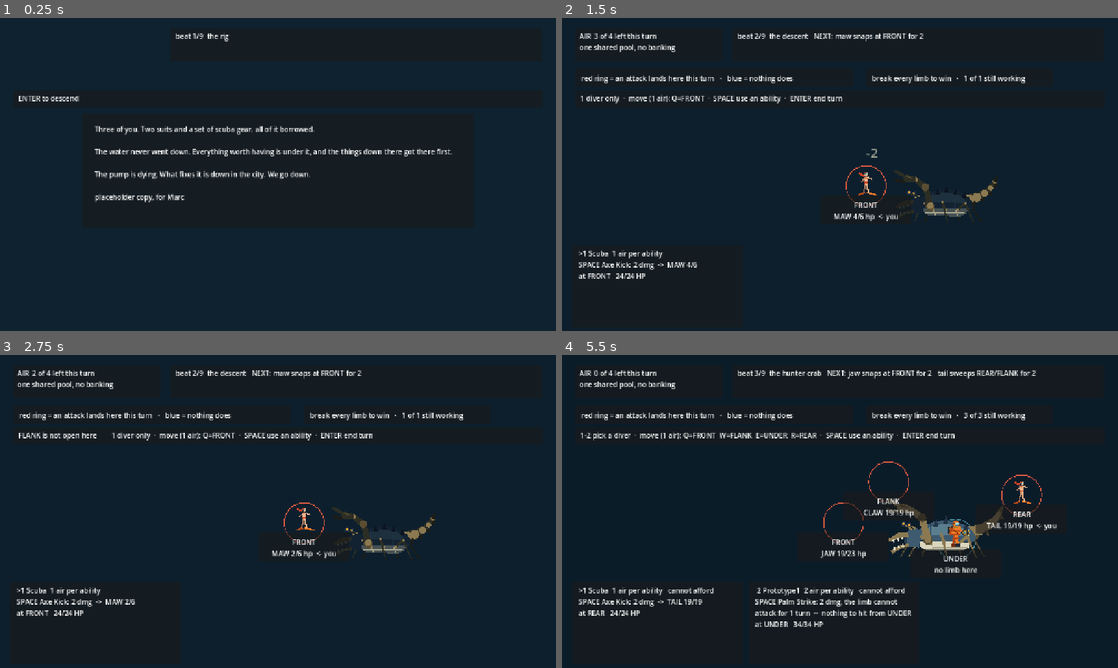
Above: before the commit, frames 1-4 (two rows, left to right).
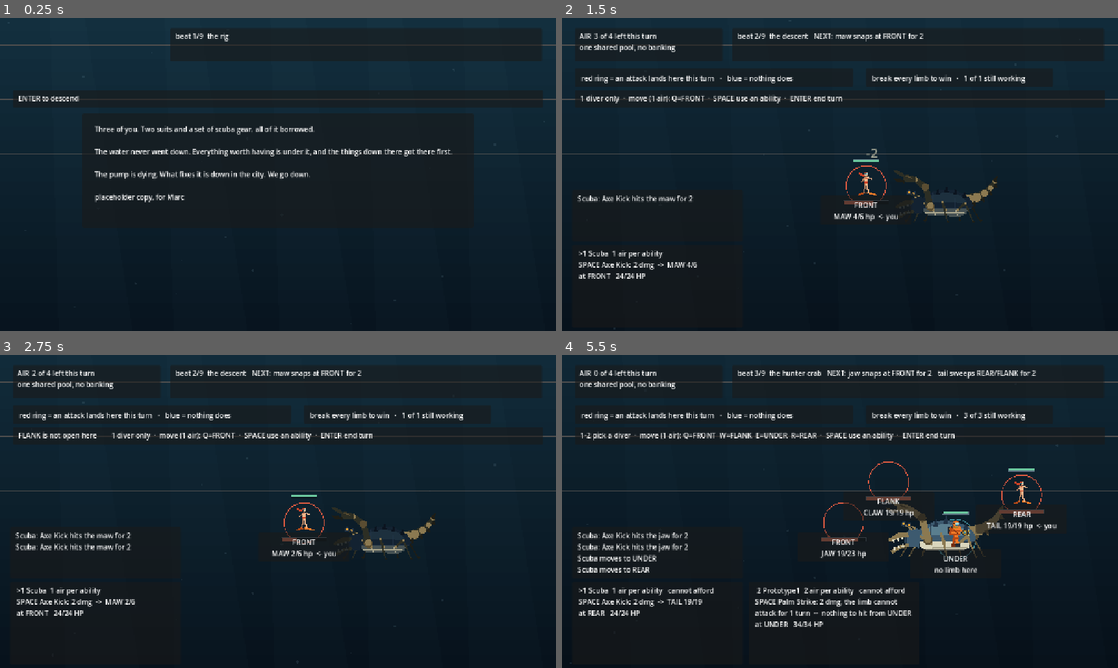
Above: after the commit, the same moments.

Repository: ImmortalDemonGod/salvage
Game: Godot game, scene res://game/main.tscn
Same seed, same stepped clock (60 frames per second), same inputs: the game is played once before the commit and once after it.
Inputs:
- Up to frame 1 (0.25 s): no input
- Up to frame 2 (1.5 s): tap Enter at 0.5 s; hold W 0.53-1.28 s; tap 1 at 0.6 s; tap Space at 0.77 s; tap 2 at 1.35 s
- Up to frame 3 (2.75 s): tap Space at 1.52 s; hold W from 2.03 s (still down); tap 3 at 2.1 s
- Up to frame 4 (5.5 s): tap Space at 2.75, 3.02, 3.77, 4.52 s; tap 4 at 2.85 s; release W at 3.53 s; tap Q at 3.6 s; tap E at 4.35 s; tap R at 5.1 s

The runs differ from the first frame. In frame 1, 1.0% of the frame differs, in the area x 0-100%, y 1-44%; in frame 2, 1.4%; in frame 3, 1.5%; in frame 4, 2.2%, in the area x 0-100%, y 8-70%.

Commit message:
give it a skin: water, bars, the log, and a score
The verdict from a side-by-side against the first prototype was that this
one has the better skeleton and no skin, and the human playing it agreed
in stronger words: nothing but a number changes, and there is a lot to
read. Every item here is something the last prototype already had.

- The play field was flat navy with the enemy floating in a void. It now
  has a depth gradient, light coming down from the surface that weakens as
  you descend, and silt drifting up, so the frame is never fully still.
- Every quantity in the game was a text fraction. Limbs now carry a bar on
  their own ring and divers carry one on the diver, so "how am I doing" is
  a glance rather than three subtractions against remembered numbers.
- The sim writes good prose -- "the jaw hits empty water and cuts an air
  line" -- and the player never saw a word of it. It went to the sound
  classifier and the motion layer and stopped. That is precisely the
  CRITICAL defect from the last prototype, "the combat log never reached
  the UI", arrived at by a different route and identical from the seat.
  The last four lines are now on screen.
- There was no music. There is a score now: four moods keyed off the beat
  you are on, pulling lower and tightening its pulse as the dive gets
  deeper. Ported in shape from the last prototype, which is the cheapest
  feel-per-line either project has.
- And sound effects shared ONE player while events arrive in batches, so
  only the last thing that happened in a turn was ever audible. Four
  voices, round-robin.

Diff:
--- a/game/main.gd
+++ b/game/main.gd
@@ -38,6 +38,7 @@
 var ui_stations: Array = []
 var ui_divers: Array = []
 var ui_air: Label
+var ui_log: Label
 var ui_intent: Label
 var ui_help: Label
 var ui_scene: Label
@@ -207,6 +208,18 @@
 	help_panel.size = Vector2(1220, 40)
 	help_panel.position = Vector2(30, 166)
 	add_child(help_panel)
+	var log_panel := Panel.new()
+	log_panel.name = "log_panel"
+	log_panel.size = Vector2(392, 118)
+	log_panel.position = Vector2(24, 396)
+	add_child(log_panel)
+	ui_log = Label.new()
+	ui_log.name = "label"
+	ui_log.set_anchors_preset(Control.PRESET_FULL_RECT)
+	ui_log.offset_left = 12; ui_log.offset_right = -12
+	ui_log.offset_top = 8; ui_log.offset_bottom = -8
+	ui_log.autowrap_mode = TextServer.AUTOWRAP_WORD_SMART
+	log_panel.add_child(ui_log)
 	ui_help = Label.new()
 	ui_help.name = "label"
 	ui_help.set_anchors_preset(Control.PRESET_FULL_RECT)
@@ -224,6 +237,20 @@
 # Classification is not wiring: the log has to actually reach the voice.
 # The last project's audio was fully dead in the played game while its
 # tests were green, because the test asserted the disconnected side.
+func _recent() -> void:
+	if ui_log == null:
+		return
+	var src: Array = []
+	if combat != null:
+		src = combat.log_lines
+	elif run.puzzle != null:
+		src = run.puzzle.log_lines
+	var keep: Array = []
+	for i in range(max(0, src.size() - 4), src.size()):
+		keep.append(String(src[i]))
+	ui_log.get_parent().visible = not keep.is_empty()
+	ui_log.text = "\n".join(keep)
+
 func _voice() -> void:
 	# motion first, off the SAME lines and the SAME classifier the audio
 	# uses, so a thing you hear is a thing you see
@@ -311,17 +338,18 @@
 # document.title, so the capture driver can read where the replay actually
 # ended up instead of trusting the key sequence to have landed.
 var _title_ticks := 0
+var _clock := 0.0
 var fx := Fx.new()
 
 func _process(dt: float) -> void:
 	if _title_ticks < 120:
 		_title_ticks += 1
 		_stamp_title()
+	_clock += dt
 	fx.tick(dt)
 	# the board breathes even when nothing is happening, so a turn spent
 	# thinking is not a still image
-	if combat != null:
-		queue_redraw()
+	queue_redraw()
 
 func _stamp_title() -> void:
 	var b: Dictionary = run.current()
@@ -330,6 +358,12 @@
 func _refresh() -> void:
 	_stamp_title()
 	_voice()
+	_recent()
+	if sfx != null:
+		var mood := "scene"
+		if run.puzzle != null: mood = "puzzle"
+		elif combat != null: mood = "deep" if _depth() > 0.72 else "combat"
+		sfx.set_mood(mood, _depth())
 	var scene_p: Control = ui_scene.get_parent()
 	if run.puzzle != null:
 		scene_p.position = Vector2(190, 620)
@@ -697,12 +731,74 @@
 	var d: float = _depth()
 	return Color(0.055, 0.135, 0.190).lerp(Color(0.014, 0.035, 0.070), d)
 
+# --- the water itself -----------------------------------------------------
+# The play field was flat navy with nothing in it, so a screenshot read as
+# an unfinished engine test and the enemy looked like it was floating in a
+# void. The last prototype had parallax, god rays and a mote field, and the
+# team's own comparison called this the single biggest step backwards.
+func _draw_water() -> void:
+	var d: float = _depth()
+	var w: Vector2 = size.max(DESIGN)
+	# a vertical gradient: brighter at the surface, black at the floor
+	var top: Color = Color(0.075, 0.185, 0.245).lerp(Color(0.020, 0.055, 0.095), d)
+	var bot: Color = Color(0.030, 0.075, 0.115).lerp(Color(0.005, 0.014, 0.030), d)
+	var bands := 24
+	for i in range(bands):
+		var f: float = float(i) / float(bands - 1)
+		draw_rect(Rect2(Vector2(0, w.y * f), Vector2(w.x, w.y / float(bands) + 1.0)), top.lerp(bot, f))
+	# light coming down from the surface, weaker the deeper you are
+	var lit: float = (1.0 - d) * 0.5
+	if lit > 0.02:
+		for i in range(5):
+			var x: float = w.x * (0.12 + 0.19 * float(i)) + sin(_clock * 0.25 + float(i)) * 26.0
+			var pts := PackedVector2Array([
+				Vector2(x - 40, 0), Vector2(x + 40, 0),
+				Vector2(x + 150, w.y), Vector2(x - 20, w.y)])
+			draw_colored_polygon(pts, Color(0.55, 0.85, 0.95, 0.030 * lit))
+	# silt drifting up, so the frame is never completely still
+	for i in range(34):
+		var sx: float = fmod(float(i) * 137.5 + sin(float(i)) * 40.0, w.x)
+		var sy: float = fmod(w.y - fmod(_clock * (7.0 + float(i % 5) * 3.0) + float(i) * 53.0, w.y + 60.0), w.y)
+		var r: float = 1.0 + float(i % 3) * 0.9
+		draw_circle(Vector2(sx, sy), r, Color(0.68, 0.86, 0.94, 0.10))
+
+# --- bars, because a fraction is not a picture ---------------------------
+func _bar(at: Vector2, wide: float, tall: float, frac: float, fill: Color) -> void:
+	var f: float = clampf(frac, 0.0, 1.0)
+	draw_rect(Rect2(at, Vector2(wide, tall)), Color(0.03, 0.07, 0.10, 0.85))
+	if f > 0.0:
+		draw_rect(Rect2(at + Vector2(1, 1), Vector2((wide - 2.0) * f, tall - 2.0)), fill)
+	draw_rect(Rect2(at, Vector2(wide, tall)), Color(0.62, 0.74, 0.82, 0.55), false, 1.0)
+
+const BAR_OK := Color(0.42, 0.78, 0.62)
+const BAR_LOW := Color(0.88, 0.52, 0.30)
+const BAR_LIMB := Color(0.82, 0.44, 0.34)
+
+func _draw_bars() -> void:
+	# one per live limb, sitting on its own ring rather than in a corner
+	for st in range(5):
+		if not combat.station_open(st):
+			continue
+		var lb: int = combat.STATION_LIMB[st]
+		if lb < 0 or combat.limb_broken[lb]:
+			continue
+		var maxhp: float = float(int((combat.enc.limbs[lb] as Dictionary).hp))
+		var at: Vector2 = place(st) + Vector2(-52, 34)
+		_bar(at, 104, 9, float(combat.limb_hp[lb]) / max(1.0, maxhp), BAR_LIMB)
+	# and one per diver, ON the diver, not in a card at the bottom of the screen
+	for d in combat.divers:
+		if d.down:
+			continue
+		var f: Vector2 = diver_foot(d) + fx.diver_offset(int(d.id)) + fx.idle(int(d.id))
+		var frac: float = float(d.hp) / max(1.0, float(d.max_hp))
+		_bar(f + Vector2(-30, -DIVER_SCALE - 16), 60, 7, frac, BAR_OK if frac > 0.34 else BAR_LOW)
+
 func _draw() -> void:
 	# Paint the ACTUAL rect, not the design size. With stretch/expand the
 	# viewport grows past 720 and anything beyond it was left unpainted,
 	# which is the flat grey band a visual reviewer flagged as the game
 	# failing to fill its window.
-	draw_rect(Rect2(Vector2.ZERO, size.max(DESIGN)), _water())
+	_draw_water()
 	# the lock is inside the wreck, so it is lit by what you brought
 	if run != null and run.puzzle != null:
 		_draw_lock(run.puzzle)
@@ -745,6 +841,7 @@
 		if d.down:
 			continue
 		Art.draw_diver(self, d.cost, diver_foot(d) + fx.diver_offset(int(d.id)) + fx.idle(int(d.id)), DIVER_SCALE, 1)
+	_draw_bars()
 	_draw_fx()
 
 # --- the effects themselves, painted over the board ---------------------
--- a/game/sfx.gd
+++ b/game/sfx.gd
@@ -22,13 +22,63 @@
 	SfxEvents.Kind.CUT:      [110.0, 0.22, 0.38],
 }
 
-var _player: AudioStreamPlayer
+# One player meant a batch of events overwrote itself and only the LAST
+# thing that happened in a turn was audible. Round-robin so a turn sounds
+# like the turn it was.
+var _voices: Array = []
+var _next := 0
 var _muted := false
 var fired: Array = []      # measured, for verification
 
+# --- the score ------------------------------------------------------------
+# Ported in shape from the last prototype, which had an adaptive procedural
+# score and was the single cheapest source of feel in either project. Four
+# moods keyed off what beat you are on, and the deeper you go the tighter
+# and lower it gets. No assets: Marc owns the real score, this is the brief.
+const MOODS := {
+	"scene":  {"notes": [196.00, 233.08, 261.63, 311.13], "period": 2.10, "gain": 0.13},
+	"puzzle": {"notes": [174.61, 207.65, 233.08, 261.63], "period": 1.70, "gain": 0.12},
+	"combat": {"notes": [146.83, 174.61, 196.00, 233.08], "period": 1.30, "gain": 0.15},
+	"deep":   {"notes": [110.00, 130.81, 146.83, 174.61], "period": 0.95, "gain": 0.17},
+}
+var _music: AudioStreamPlayer
+var _mood := "scene"
+var _step := 0
+var _next_note := 0.0
+var _depth := 0.0
+
 func _ready() -> void:
-	_player = AudioStreamPlayer.new()
-	add_child(_player)
+	for i in range(4):
+		var p := AudioStreamPlayer.new()
+		add_child(p)
+		_voices.append(p)
+	_music = AudioStreamPlayer.new()
+	add_child(_music)
+	set_process(true)
+
+# the scene tells the score where it is; the score does not guess
+func set_mood(mood: String, depth: float) -> void:
+	if mood != _mood:
+		_mood = mood
+		_step = 0
+		_next_note = 0.0
+	_depth = clampf(depth, 0.0, 1.0)
+
+func _process(dt: float) -> void:
+	if _muted or _music == null:
+		return
+	_next_note -= dt
+	if _next_note > 0.0:
+		return
+	var m: Dictionary = MOODS.get(_mood, MOODS["scene"])
+	var notes: Array = m.notes
+	# a pull toward the low end as the dive gets deeper
+	var hz: float = float(notes[_step % notes.size()]) * (1.0 - 0.16 * _depth)
+	_step += 1
+	# the pulse tightens with depth: the same phrase, more urgent
+	_next_note = float(m.period) * (1.0 - 0.28 * _depth)
+	_music.stream = _tone(hz, float(m.period) * 0.92, float(m.gain), true)
+	_music.play()
 
 func mute(on: bool) -> void:
 	_muted = on
@@ -46,7 +96,7 @@
 
 func _play(k: int) -> void:
 	var v: Array = VOICE.get(k, [])
-	if v.is_empty() or _player == null:
+	if v.is_empty() or _voices.is_empty():
 		return
 	var hz: float = float(v[0])
 	var secs: float = float(v[1])
@@ -65,5 +115,30 @@
 	stream.format = AudioStreamWAV.FORMAT_16_BITS
 	stream.mix_rate = rate
 	stream.data = data
-	_player.stream = stream
-	_player.play()
+	var p: AudioStreamPlayer = _voices[_next % _voices.size()]
+	_next += 1
+	p.stream = stream
+	p.play()
+
+# a soft pad note: slow attack, long tail, so it sits under the effects
+func _tone(hz: float, secs: float, gain: float, pad: bool) -> AudioStreamWAV:
+	var rate := 22050
+	var n := int(rate * secs)
+	var data := PackedByteArray()
+	data.resize(n * 2)
+	for i in range(n):
+		var t := float(i) / float(rate)
+		var f := float(i) / float(n)
+		var env: float = 1.0 - f
+		if pad:
+			env = min(1.0, f * 7.0) * (1.0 - f) * (1.0 - f)
+		var sample: float = sin(TAU * hz * t) * gain * env
+		if pad:
+			sample += sin(TAU * hz * 2.0 * t) * gain * 0.22 * env
+		var q := int(clamp(sample, -1.0, 1.0) * 32767.0)
+		data.encode_s16(i * 2, q)
+	var st := AudioStreamWAV.new()
+	st.format = AudioStreamWAV.FORMAT_16_BITS
+	st.mix_rate = rate
+	st.data = data
+	return st
Not shown, added: game/fx.gd.uid
